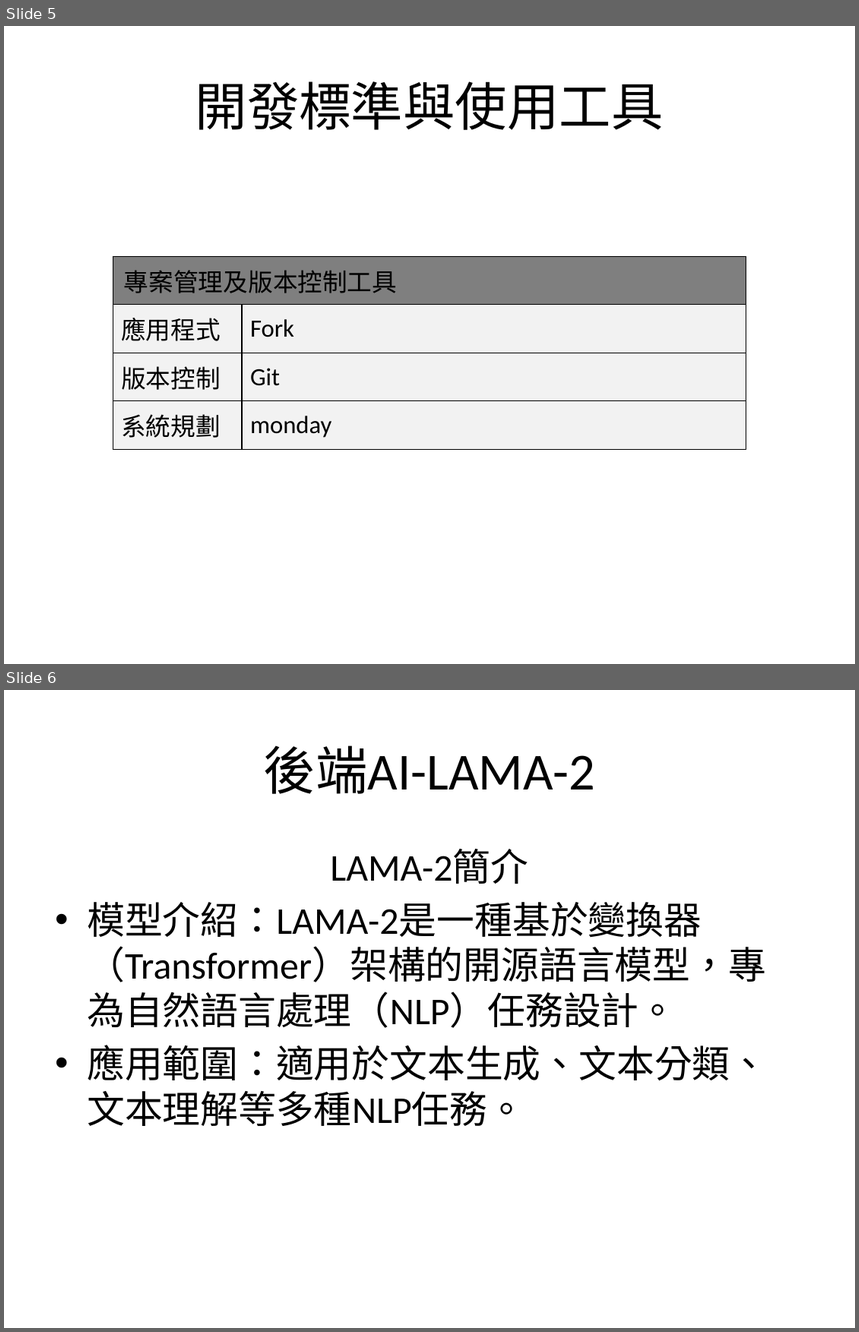
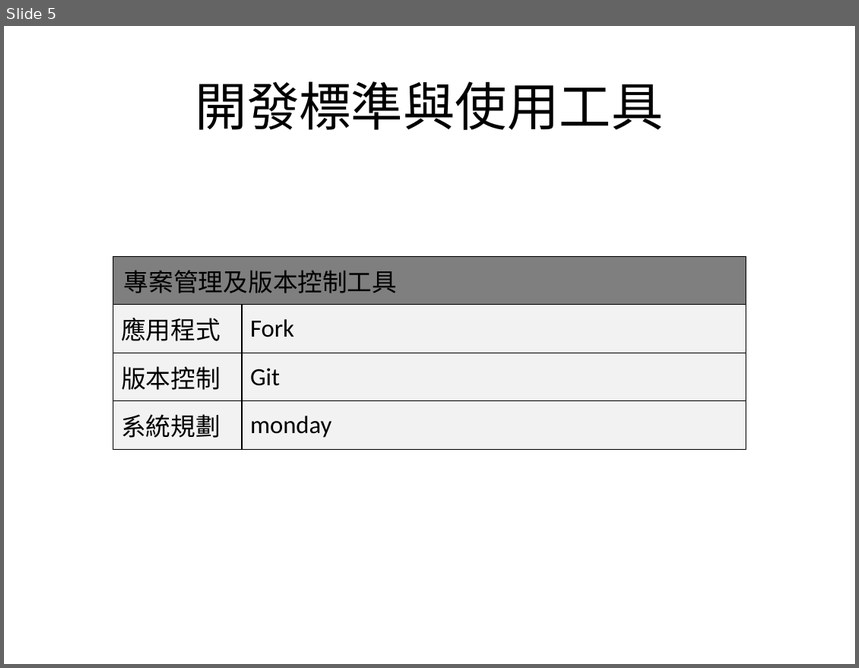
Before and after one commit to Liaoesn/NTUB-ESN-Frontend, a slide deck: document/第一次專題PPT-林東建.pptx. Shown one above the other, each under a label of ours: slides 5 and 6 before the commit, slide 5 after it. The pictures are 859x1332 and 859x668 pixels, drawn with LibreOffice and Linux fonts; fonts in the diff are those of the drawing. Boxes give left, top, right and bottom in pixels: in the first picture for what was removed or moved away, otherwise in the second. Text is boxed around its words. In the diff, an @@ line names an element or a change of style, - is before the commit and + after.

```diff
--- a/document/第一次專題PPT-林東建.pptx
+++ b/document/第一次專題PPT-林東建.pptx
@@ slide 6 removed at (4, 690, 855, 1328), background #FFFFFF @@
@@ title removed at (264, 745, 595, 794) @@
-後端AI-LAMA-2
@@ text removed at (87, 850, 768, 1126) @@
-LAMA-2簡介
-• 模型介紹：LAMA-2是一種基於變換器（Transformer）架構的開源語言模型，專為自然語言處理（NLP）任務設計。
-• 應用範圍：適用於文本生成、文本分類、文本理解等多種NLP任務。
```
Also in this commit, not shown: 1 slide changed, 1 other slide removed, 1 other file.
